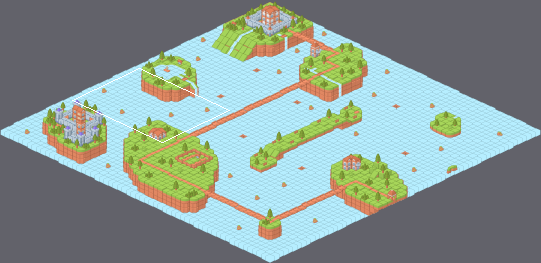
A Tiled map gets an edit: assets/level/Map/islas1.tmx. The first picture is a wide view before the edit; the outline marks the close-up.
Close-up. Earlier state:
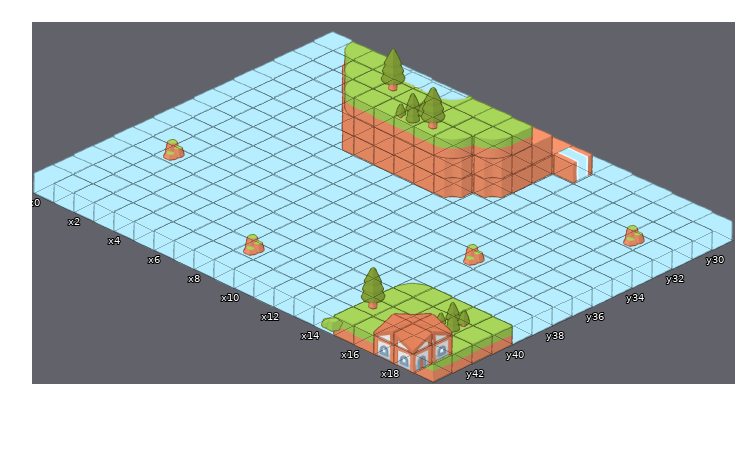
Cells are 232x110 px. Isometric: x runs down to the right, y down to the left. Shown: x 0..19, y 29..43. The commit also changed other parts of the map, which this record leaves out.
Once edited:
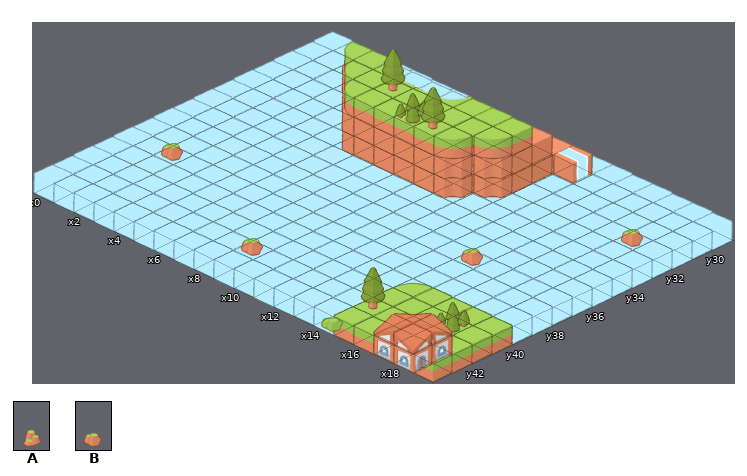
Key: from "Example": A 216 "rocks_dirt_N", B 218 "rocks_dirt_S".
_ is an empty cell.
Difference:
{"where": "layer \"CapaSpawn\""}
{"y":31,"x":17,"old":"A","new":"B"}
{"y":36,"x":14,"old":"A","new":"B"}
{"y":38,"x":1,"old":"A","new":"B"}
{"y":41,"x":8,"old":"A","new":"B"}
{"label":"changed","picture_box":[161,138,185,161]}
{"label":"changed","picture_box":[621,224,645,247]}
{"label":"changed","picture_box":[241,233,265,256]}
{"label":"changed","picture_box":[461,243,485,266]}
